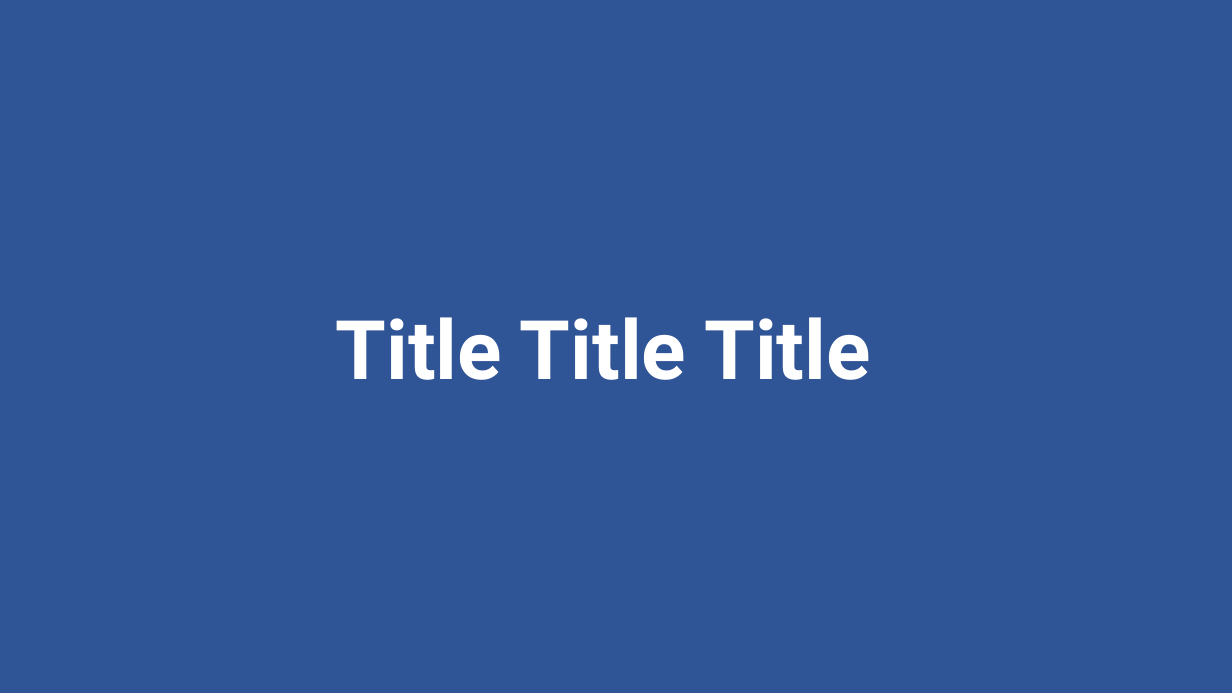
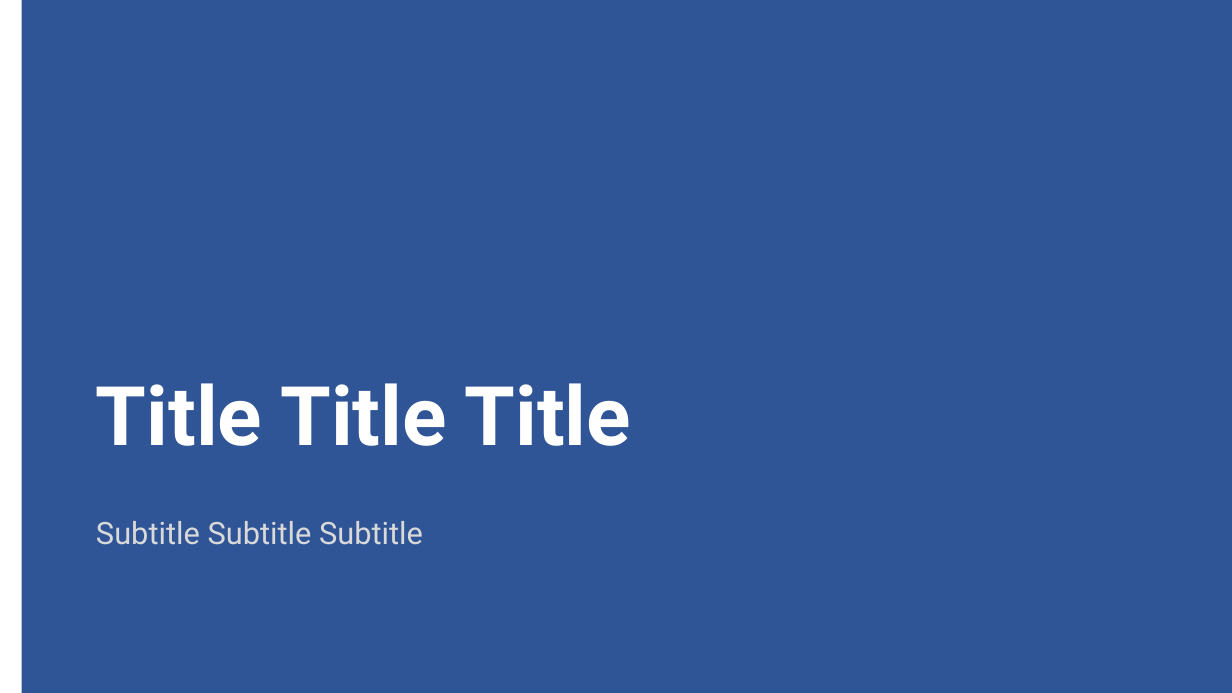
Before and after one commit to hungtruong97/pptx-app, a slide deck: slide 1 of SamplePresentation.pptx. Drawn at 1232x693 pixels with LibreOffice and Linux fonts; fonts in the diff are those of the drawing. Boxes give left, top, right and bottom in pixels: in the first picture for what was removed or moved away, otherwise in the second. Text is boxed around its words. In the diff, an @@ line names an element or a change of style, - is before the commit and + after.

Commit message:
add text, subtitle cpn, add new slide layout

```diff
--- a/SamplePresentation.pptx
+++ b/SamplePresentation.pptx
@@ rectangle added at (0,0,22,693), fill #FFFFFF @@
@@ text "Title Title Title": place and size @@
-text "Title Title Title" at (336,317,870,380)
+text "Title Title Title" at (96,383,631,446)
@@ text "Title Title Title" at (96,383,631,446): alignment centre to left @@
@@ text added at (96,521,423,545), 18 pt, text #D9D9D9 @@
+Subtitle Subtitle Subtitle
```
Also in this commit, not shown: 1 slide added, 3 slides removed, 17 other files.
